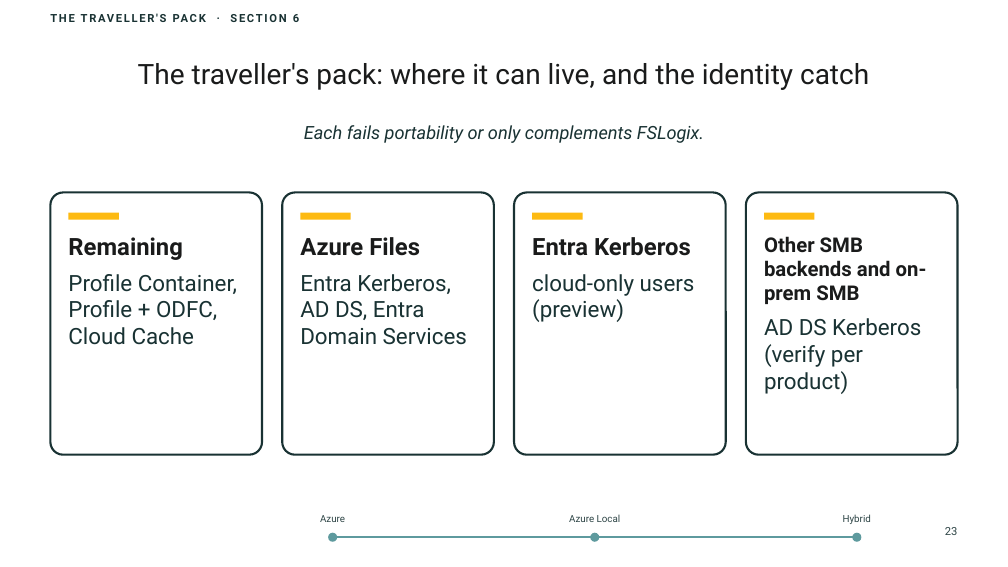
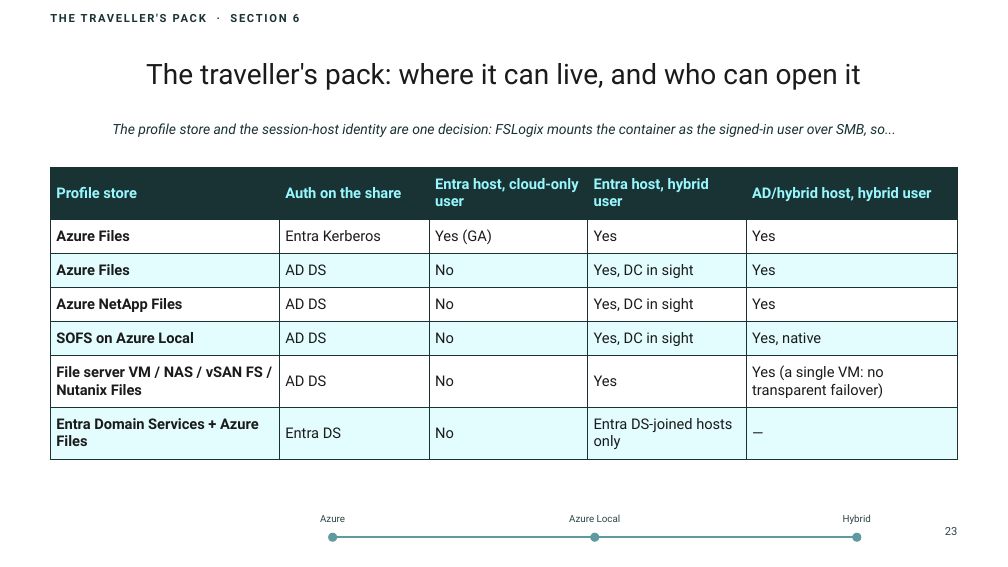
Before and after one commit to thisismydemo/nic2026_avd, a slide deck: slide 23 of presentation/AVD_Anywhere_NIC2026.pptx. Drawn at 1008x567 pixels with LibreOffice and Linux fonts; fonts in the diff are those of the drawing; background and template pictures are left out. Boxes give left, top, right and bottom in pixels: in the first picture for what was removed or moved away, otherwise in the second. Text is boxed around its words. In the diff, an @@ line names an element or a change of style, - is before the commit and + after.

```diff
--- a/presentation/AVD_Anywhere_NIC2026.pptx
+++ b/presentation/AVD_Anywhere_NIC2026.pptx
@@ title at [146,63,861,90]: text changed @@
-The traveller's pack: where it can live, and the identity catch
+The traveller's pack: where it can live, and who can open it
@@ text at [112,123,895,137]: text changed; size 13 to 10 pt @@
-Each fails portability or only complements FSLogix.
+The profile store and the session-host identity are one decision: FSLogix mounts the container as the signed-in user over SMB, so...
@@ table added at [50,167,958,460], 7 rows, 5 columns @@
+Profile store | Auth on the share | Entra host, cloud-only user | Entra host, hybrid user | AD/hybrid host, hybrid user
+Azure Files | Entra Kerberos | Yes (GA) | Yes | Yes
+Azure Files | AD DS | No | Yes, DC in sight | Yes
+Azure NetApp Files | AD DS | No | Yes, DC in sight | Yes
+SOFS on Azure Local | AD DS | No | Yes, DC in sight | Yes, native
+File server VM / NAS / vSAN FS / Nutanix Files | AD DS | No | Yes | Yes (a single VM: no transparent failover)
+Entra Domain Services + Azure Files | Entra DS | No | Entra DS-joined hosts only | —
@@ rounded rectangle removed at [50,193,262,455] @@
@@ rounded rectangle removed at [282,193,494,455] @@
@@ rounded rectangle removed at [514,193,726,455] @@
@@ rounded rectangle removed at [746,193,958,455] @@
@@ text removed at [68,237,237,345] @@
-Remaining
-Profile Container, Profile + ODFC, Cloud Cache
@@ rectangle removed at [69,213,119,220] @@
@@ rectangle removed at [300,213,351,220] @@
@@ text removed at [300,237,467,345] @@
-Azure Files
-Entra Kerberos, AD DS, Entra Domain Services
@@ rectangle removed at [532,213,583,220] @@
@@ text removed at [532,237,695,322] @@
-Entra Kerberos
-cloud-only users (preview)
@@ rectangle removed at [764,213,814,220] @@
@@ text removed at [764,236,927,394] @@
-Other SMB backends and on-prem SMB
-AD DS Kerberos (verify per product)
```
Also in this commit, not shown: 18 other slides changed, 1 slide added, 16 other files.
